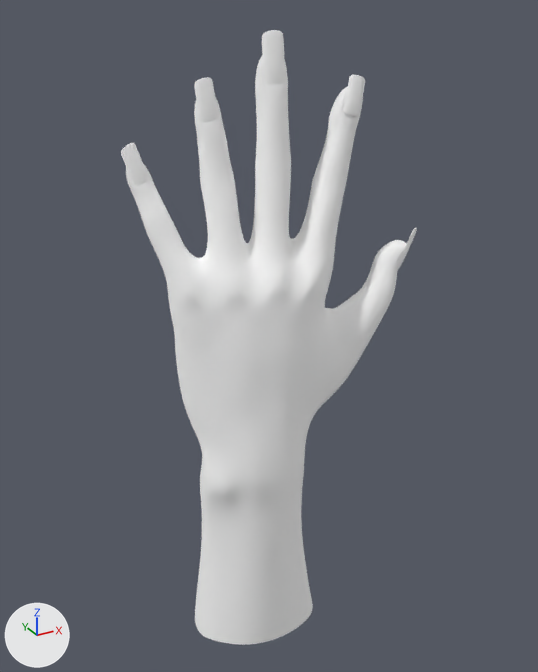
What one commit did to the glTF model src/Pages/Customize/Configurator/models/Accessories/square_nails.glb.
Before and after are seen from a camera (50 mm lens) standing at (-0.465, -0.801, 0.331) and looking at (-0.015, 0.016, -0.077). Arrows for +X, +Y and +Z are at lower left; the lights stay in place. Vertices at the same position are counted once.

Before the edit, the objects in view are built like this:
```python
mat_lambert1_001 = principled_material('lambert1.001')
mat_lambert1_001.base_color = (1.0, 1.0, 1.0)  # white #ffffff
mat_lambert1_001.metallic = 1.0
mat_lambert1_001.roughness = 1.0
me_hand_geo_lambert1_0_003 = bpy.data.meshes.new('hand_geo_lambert1_0.003')
me_hand_geo_lambert1_0_003.from_pydata(...)  # 16937 vertices, 33824 faces; spans x -0.188..0.167, y -0.08..0.073, z -0.526..0.289
me_hand_geo_lambert1_0_003.materials.append(mat_lambert1_001)  # white #ffffff
me_nagel_daumen_geo_lambert1_0_008 = bpy.data.meshes.new('nagel_daumen_geo_lambert1_0.008')
me_nagel_daumen_geo_lambert1_0_008.from_pydata(...)  # 3850 vertices, 7680 faces; spans x -0.193..0.178, y -0.056..0.048, z 0.007..0.309
me_nagel_daumen_geo_lambert1_0_008.materials.append(mat_lambert1_002)  # white #ffffff
ob_nailhands = bpy.data.objects.new('nailHands', me_hand_geo_lambert1_0_003)
ob_nailhands.location = (0.0, 0.0, 0.0)
ob_nails = bpy.data.objects.new('nails', me_nagel_daumen_geo_lambert1_0_008)
ob_nails.location = (0.0, 0.0, 0.0)
```
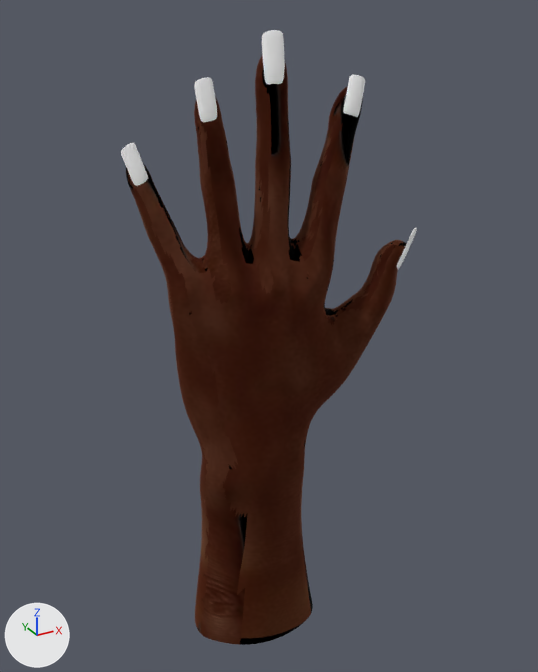
Boxes [x1, y1, x2, y2] around the edits, measured in the pictures (538 x 672 px):
'nailHands', surface changed (white to brown): [126, 56, 407, 645] in both

The change, as a list of edits to the scene's bpy script:
```text
Add img_whatsapp_image_2024_05_04_at_19_37_42_b0d876b2_removebg_preview:
    img_whatsapp_image_2024_05_04_at_19_37_42_b0d876b2_removebg_preview = load_image('WhatsApp_Image_2024-05-04_at_19.37.42_b0d876b2-removebg-preview', '_unpacked/WhatsApp_Image_2024-05-04_at_19.37.42_b0d876b2-removebg-preview', 391, 638, 'sRGB')
Change mat_lambert1_001:
    remove mat_lambert1_001.base_color = (1.0, 1.0, 1.0)  # white #ffffff
    add mat_lambert1_001.texture = img_whatsapp_image_2024_05_04_at_19_37_42_b0d876b2_removebg_preview
Change me_hand_geo_lambert1_0_003:
    where me_hand_geo_lambert1_0_003.from_pydata(...)  # 16937 vertices, 33824 faces; spans x -0.188..0.167, y -0.08..0.073, z -0.526..0.289
    used by ob_nailhands; location = (0.0, 0.0, 0.0)
    me_hand_geo_lambert1_0_003 part 1: texture (UV) coordinates of 33824 of 33824 faces, centred in x -0.188..0.166, y -0.08..0.072, z -0.521..0.289, changed; they spanned u 0.0..1.0, v 0.0..1.0 and now span u 0.09..0.74, v -0.01..0.7
```
